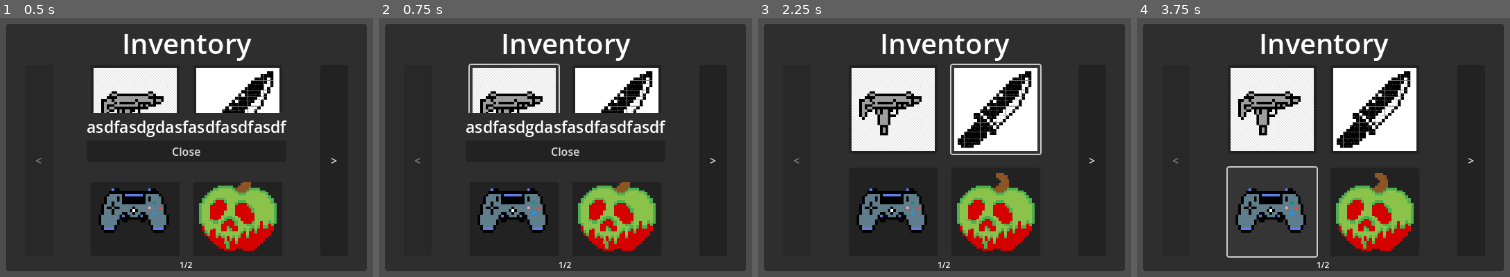
Above: before the commit, frames 1-4 (left to right).
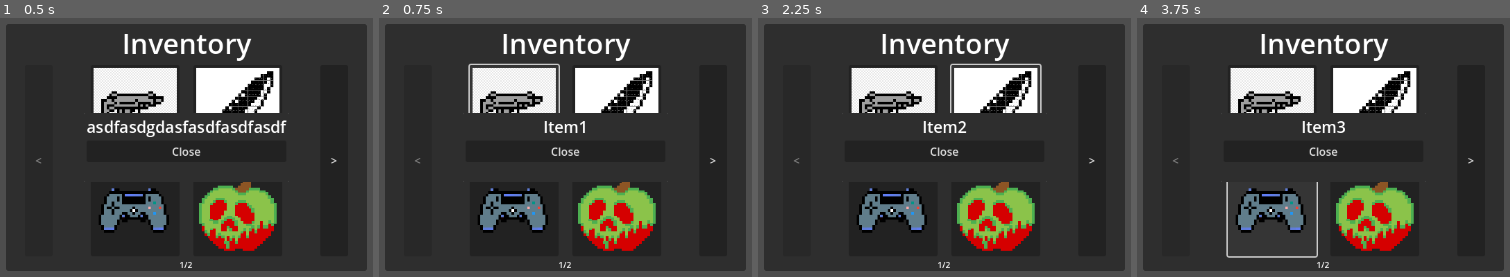
Above: after the commit, the same moments.

Repository: Xiphereal/AceAttorneyInventory
Game: Godot game, scene res://scenes/inventory.tscn
The game is run twice, just before and just after one commit, with the same random seed, the same clock (stepped at 60 frames per second) and the same inputs. The project has no main scene, so this scene is started directly.
Inputs (mouse positions are in pixels of both pictures, inside the frame that each line leads up to):
- Up to frame 1 (0.5 s): no input
- Up to frame 2 (0.75 s): click (513, 108) at 0.52 s
- Up to frame 3 (2.25 s): click (892, 108) at 1.27 s; click (996, 108) at 2.02 s
- Up to frame 4 (3.75 s): click (1375, 108) at 2.77 s; click (1271, 212) at 3.52 s

Frame 1 is identical in both runs. In frame 2, 1.5% of the frame differs, in the area x 23-77%, y 39-46%; in frame 3, 7.0%, in the area x 24-77%, y 36-64%; in frame 4, 6.9%.

Commit message:
feat: item name appears on item inspector

Diff:
--- a/scenes/inventory.tscn
+++ b/scenes/inventory.tscn
@@ -1,7 +1,8 @@
-[gd_scene load_steps=11 format=3 uid="uid://715tartby11i"]
+[gd_scene load_steps=12 format=3 uid="uid://715tartby11i"]
 
 [ext_resource type="Script" path="res://scenes/inventory.gd" id="1_nb056"]
 [ext_resource type="Texture2D" uid="uid://bhdg42skfhwfv" path="res://assets/placeholders 2D/placeholder1.png" id="2_b0g4s"]
+[ext_resource type="Script" path="res://scenes/item.gd" id="3_auxlu"]
 [ext_resource type="Texture2D" uid="uid://cjliqbbgpyff7" path="res://assets/placeholders 2D/placeholder2.jpg" id="3_rky7m"]
 [ext_resource type="Texture2D" uid="uid://cdyj3fb6b3gyj" path="res://assets/placeholders 2D/placeholder3.png" id="4_h4cj0"]
 [ext_resource type="Texture2D" uid="uid://6tqxjjpdoavp" path="res://assets/placeholders 2D/placeholder4.png" id="5_r20k8"]
@@ -74,29 +75,33 @@
 theme_override_constants/v_separation = 20
 columns = 2
 
-[node name="Panel" type="Button" parent="PanelContainer/VBoxContainer/HBoxContainer/GridContainer"]
+[node name="Item1" type="Button" parent="PanelContainer/VBoxContainer/HBoxContainer/GridContainer"]
 custom_minimum_size = Vector2(128, 128)
 layout_mode = 2
 icon = ExtResource("2_b0g4s")
 expand_icon = true
+script = ExtResource("3_auxlu")
 
-[node name="Panel2" type="Button" parent="PanelContainer/VBoxContainer/HBoxContainer/GridContainer"]
+[node name="Item2" type="Button" parent="PanelContainer/VBoxContainer/HBoxContainer/GridContainer"]
 custom_minimum_size = Vector2(128, 128)
 layout_mode = 2
 icon = ExtResource("3_rky7m")
 expand_icon = true
+script = ExtResource("3_auxlu")
 
-[node name="Panel3" type="Button" parent="PanelContainer/VBoxContainer/HBoxContainer/GridContainer"]
+[node name="Item3" type="Button" parent="PanelContainer/VBoxContainer/HBoxContainer/GridContainer"]
 custom_minimum_size = Vector2(128, 128)
 layout_mode = 2
 icon = ExtResource("4_h4cj0")
 expand_icon = true
+script = ExtResource("3_auxlu")
 
-[node name="Panel4" type="Button" parent="PanelContainer/VBoxContainer/HBoxContainer/GridContainer"]
+[node name="Item4" type="Button" parent="PanelContainer/VBoxContainer/HBoxContainer/GridContainer"]
 custom_minimum_size = Vector2(128, 128)
 layout_mode = 2
 icon = ExtResource("5_r20k8")
 expand_icon = true
+script = ExtResource("3_auxlu")
 
 [node name="Next" type="Button" parent="PanelContainer/VBoxContainer/HBoxContainer"]
 unique_name_in_owner = true
@@ -124,15 +129,24 @@
 offset_right = 292.0
 offset_bottom = 96.0
 
-[node name="Label" type="Label" parent="ItemInspector/VBoxContainer"]
+[node name="ItemName" type="Label" parent="ItemInspector/VBoxContainer"]
+unique_name_in_owner = true
 layout_mode = 2
 text = "asdfasdgdasfasdfasdfasdf"
+horizontal_alignment = 1
 
 [node name="Button" type="Button" parent="ItemInspector/VBoxContainer"]
 layout_mode = 2
 text = "Close"
 
 [connection signal="pressed" from="PanelContainer/VBoxContainer/HBoxContainer/Previous" to="." method="_on_previous_pressed"]
-[connection signal="pressed" from="PanelContainer/VBoxContainer/HBoxContainer/GridContainer/Panel" to="ItemInspector" method="_on_item_inspected"]
+[connection signal="item_inspected" from="PanelContainer/VBoxContainer/HBoxContainer/GridContainer/Item1" to="ItemInspector" method="_on_item_inspected"]
+[connection signal="pressed" from="PanelContainer/VBoxContainer/HBoxContainer/GridContainer/Item1" to="PanelContainer/VBoxContainer/HBoxContainer/GridContainer/Item1" method="_on_pressed"]
+[connection signal="item_inspected" from="PanelContainer/VBoxContainer/HBoxContainer/GridContainer/Item2" to="ItemInspector" method="_on_item_inspected"]
+[connection signal="pressed" from="PanelContainer/VBoxContainer/HBoxContainer/GridContainer/Item2" to="PanelContainer/VBoxContainer/HBoxContainer/GridContainer/Item2" method="_on_pressed"]
+[connection signal="item_inspected" from="PanelContainer/VBoxContainer/HBoxContainer/GridContainer/Item3" to="ItemInspector" method="_on_item_inspected"]
+[connection signal="pressed" from="PanelContainer/VBoxContainer/HBoxContainer/GridContainer/Item3" to="PanelContainer/VBoxContainer/HBoxContainer/GridContainer/Item3" method="_on_pressed"]
+[connection signal="item_inspected" from="PanelContainer/VBoxContainer/HBoxContainer/GridContainer/Item4" to="ItemInspector" method="_on_item_inspected"]
+[connection signal="pressed" from="PanelContainer/VBoxContainer/HBoxContainer/GridContainer/Item4" to="PanelContainer/VBoxContainer/HBoxContainer/GridContainer/Item4" method="_on_pressed"]
 [connection signal="pressed" from="PanelContainer/VBoxContainer/HBoxContainer/Next" to="." method="_on_next_pressed"]
 [connection signal="pressed" from="ItemInspector/VBoxContainer/Button" to="ItemInspector" method="_on_close_pressed"]
--- /dev/null
+++ b/scenes/item.gd
@@ -0,0 +1,6 @@
+extends Button
+
+signal item_inspected(name)
+
+func _on_pressed() -> void:
+	item_inspected.emit(name)
--- a/scenes/object_inspector.gd
+++ b/scenes/object_inspector.gd
@@ -1,8 +1,10 @@
 extends PopupPanel
 
-func _on_item_inspected() -> void:
+@onready var item_name: Label = %ItemName
+
+func _on_item_inspected(item) -> void:
 	visible = true
-
+	item_name.text = item
 
 func _on_close_pressed() -> void:
 	visible = false
